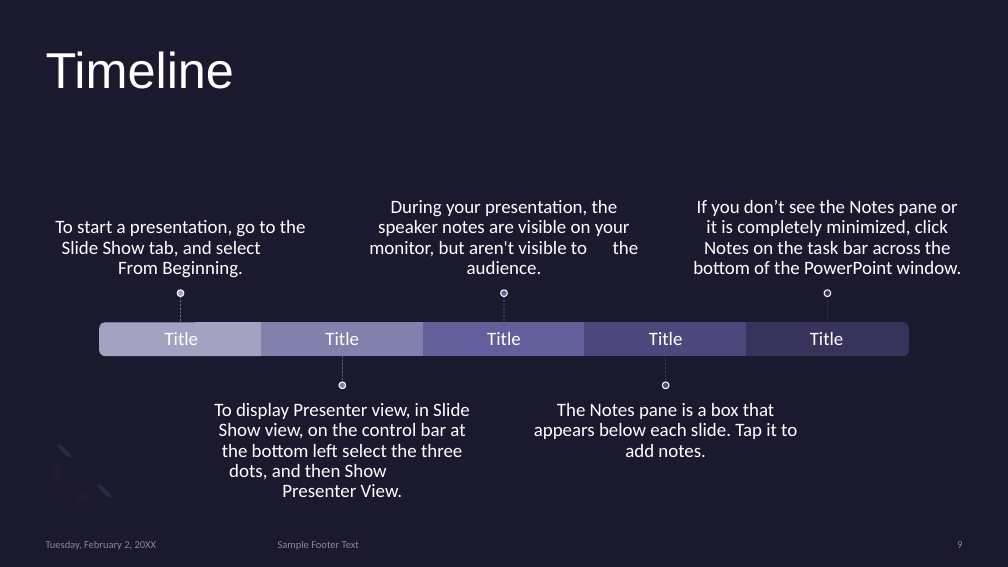
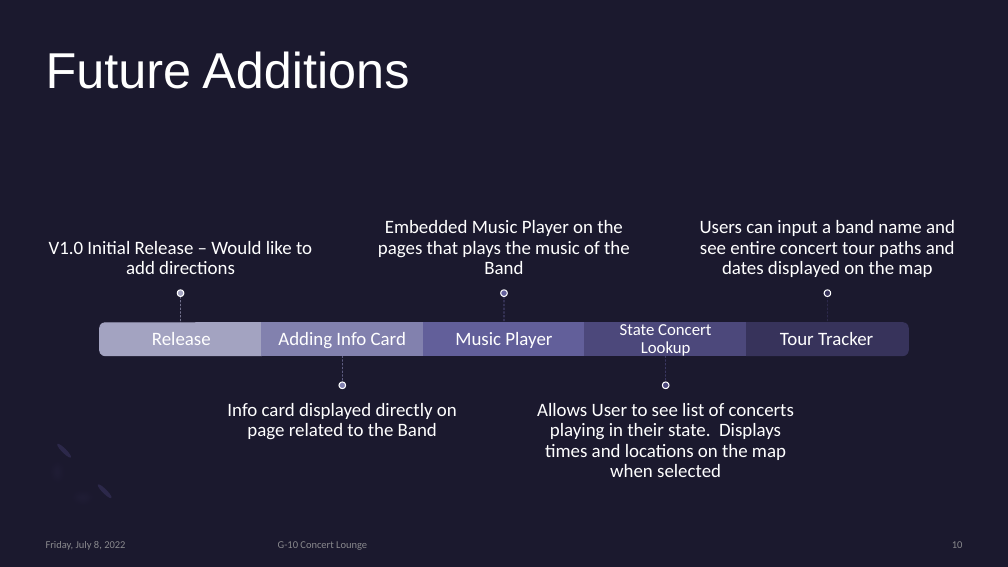
Before and after one commit to huntersteffner/Concert-Finder, a slide deck: slide 10 of Presentation/G-10 Presentation.pptx (slide 9 before the commit). Drawn at 1008x567 pixels with LibreOffice and Linux fonts; fonts in the diff are those of the drawing. Boxes give left, top, right and bottom in pixels: in the first picture for what was removed or moved away, otherwise in the second. Text is boxed around its words. In the diff, an @@ line names an element or a change of style, - is before the commit and + after.

```diff
--- a/Presentation/G-10 Presentation.pptx
+++ b/Presentation/G-10 Presentation.pptx
@@ title at <box>46,51,409,89</box>: text changed @@
-Timeline
+Future Additions
@@ text at <box>378,220,630,274</box>: text changed @@
-During your presentation, the speaker notes are visible on your monitor, but aren't visible to the audience.
+Embedded Music Player on the pages that plays the music of the Band
@@ text at <box>700,220,955,277</box>: text changed @@
-If you don’t see the Notes pane or it is completely minimized, click Notes on the task bar across the bottom of the PowerPoint window.
+Users can input a band name and see entire concert tour paths and dates displayed on the map
@@ text at <box>49,241,312,274</box>: text changed @@
-To start a presentation, go to the Slide Show tab, and select From Beginning.
+V1.0 Initial Release – Would like to add directions
@@ text at <box>620,324,711,358</box>: text changed; size 18 to 16 pt @@
-Title
+State Concert Lookup
@@ text at <box>152,332,211,345</box>: text changed @@
-Title
+Release
@@ text at <box>278,332,406,348</box>: text changed @@
-Title
+Adding Info Card
@@ text at <box>455,332,552,348</box>: text changed @@
-Title
+Music Player
@@ text at <box>780,332,873,345</box>: text changed @@
-Title
+Tour Tracker
@@ text at <box>227,403,457,440</box>: text changed @@
-To display Presenter view, in Slide Show view, on the control bar at the bottom left select the three dots, and then Show Presenter View.
+Info card displayed directly on page related to the Band
@@ text at <box>537,403,794,477</box>: text changed @@
-The Notes pane is a box that appears below each slide. Tap it to add notes.
+Allows User to see list of concerts playing in their state. Displays times and locations on the map when selected
@@ text at <box>46,541,125,550</box>: text changed @@
-Tuesday, February 2, 20XX
+Friday, July 8, 2022
@@ text at <box>278,541,367,550</box>: text changed @@
-Sample Footer Text
+G-10 Concert Lounge
@@ page number at <box>952,541,963,548</box>: text changed @@
-9
+10
```
Also in this commit, not shown: 9 other slides changed, 2 slides added, 2 slides removed, 2 other files.
